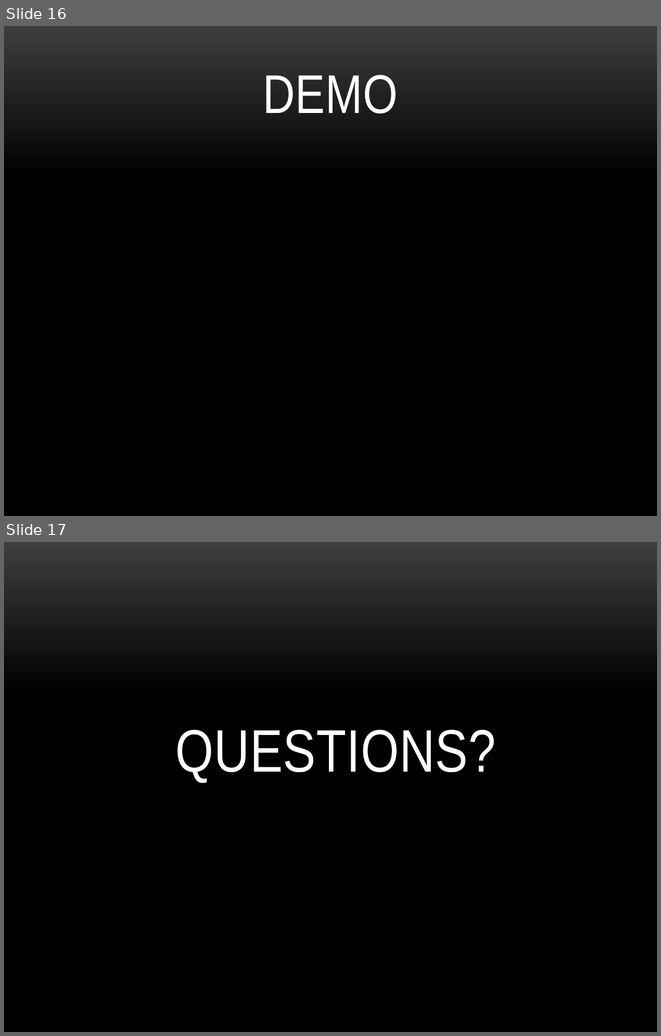
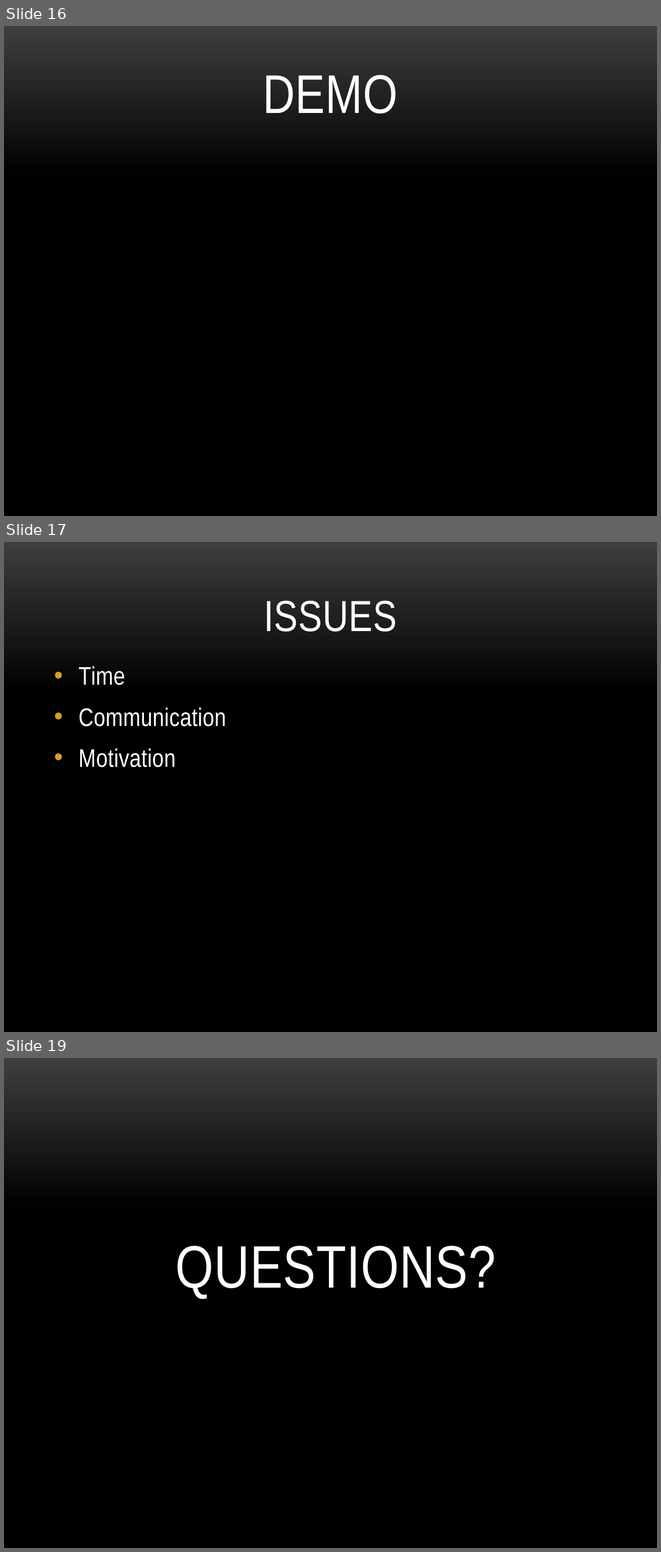
Before and after one commit to sadaust/Eevee-Hound-Final, a slide deck: elimbination_presentation_v5.pptx. Shown one above the other, each under a label of ours: slides 16 and 17 before the commit, slides 16, 17 and 19 after it; the slides between them are not shown. The pictures are 661x1036 and 661x1552 pixels, drawn with LibreOffice and Linux fonts; fonts in the diff are those of the drawing; background and template pictures are left out. Boxes give left, top, right and bottom in pixels: in the first picture for what was removed or moved away, otherwise in the second. Text is boxed around its words. In the diff, an @@ line names an element or a change of style, - is before the commit and + after.

```diff
--- a/elimbination_presentation_v5.pptx
+++ b/elimbination_presentation_v5.pptx
@@ slide 17 added at [4,542,657,1032], background picture (left out) @@
@@ title added at [264,600,397,632], 48 pt, text #FFFFFF @@
+ISSUES
@@ text added at [79,666,226,767], 28 pt, text #FFFFFF @@
+• Time
+• Communication
+• Motivation
@@ what was slide 17 is now slide 19 @@
```
Also in this commit, not shown: 1 slide changed, 1 other slide added.
